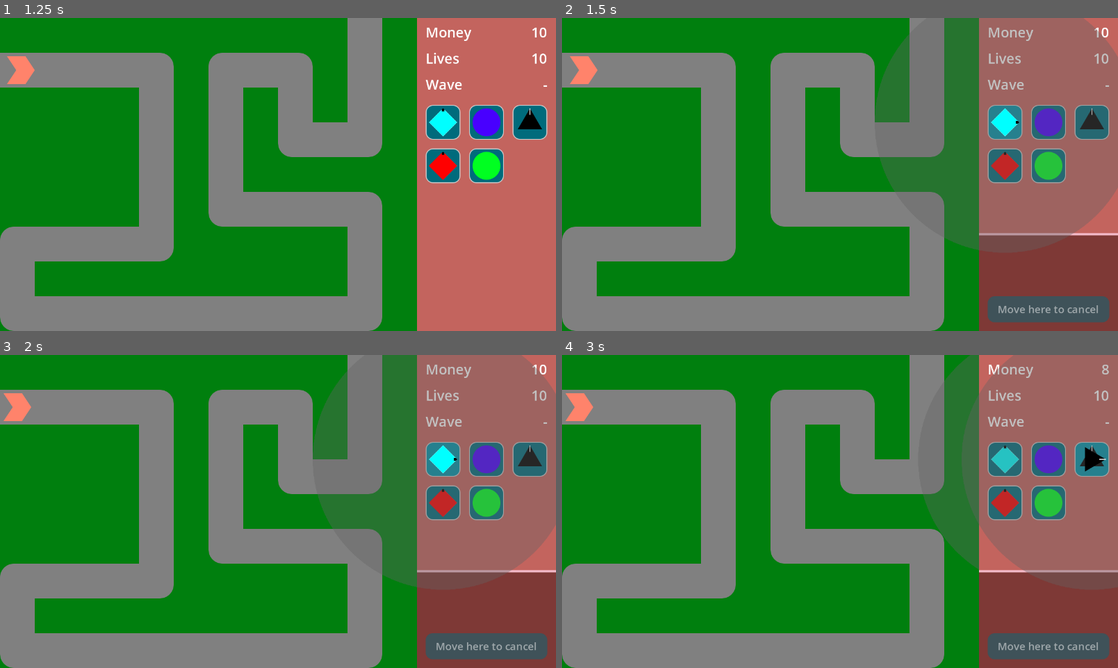
Above: before the commit, frames 1-4 (two rows, left to right).
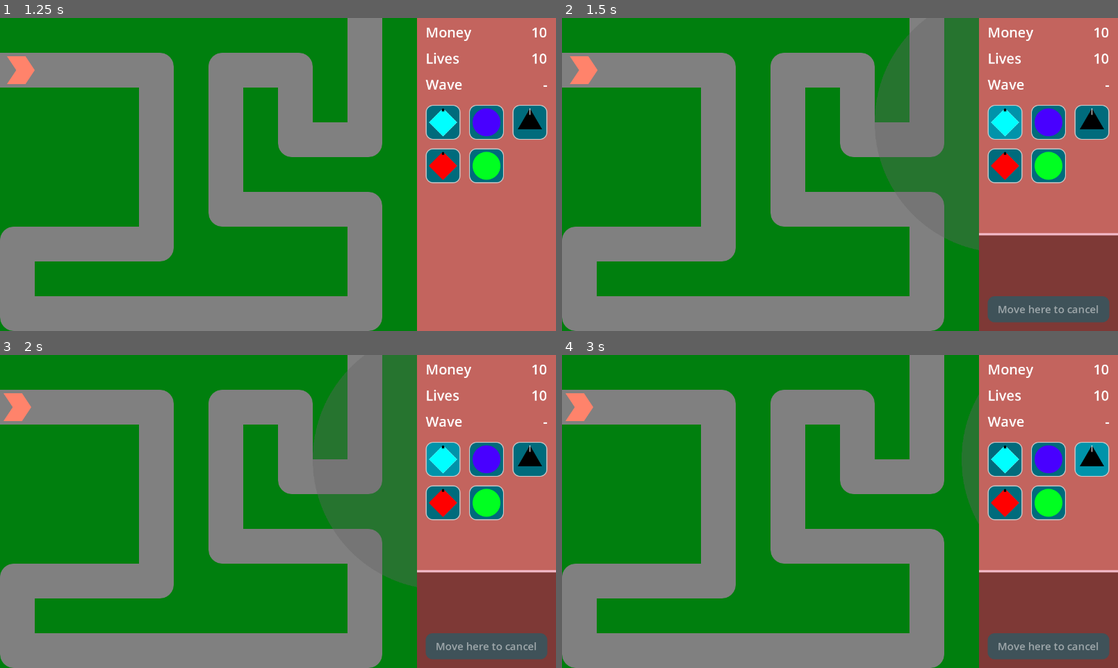
Above: after the commit, the same moments.

Repository: phrasmotica/godot-tower-defence
Game: Godot game, scene res://scenes/game.tscn
Two runs of this game, one before a commit and one after it. Both use one fixed random seed, a clock stepped at 60 frames per second and the inputs below.
Inputs (mouse positions are in pixels of both pictures, inside the frame that each line leads up to):
- Up to frame 1 (1.25 s): click "Play path 0" at 0.5 s
- Up to frame 2 (1.5 s): click (1006, 121) at 1.25 s
- Up to frame 3 (2 s): no input
- Up to frame 4 (3 s): click (1051, 458) at 2 s; click (1090, 458) at 2.75 s

Frame 1 is identical in both runs. In frame 2, 16% of the frame differs, in the area x 75-100%, y 0-70%; in frame 3, 16%; in frame 4, 20%, in the area x 64-100%, y 0-70%.

Commit message:
Add placing tower as child of tower manager instead of game UI

Diff:
--- a/scripts/game_ui.gd
+++ b/scripts/game_ui.gd
@@ -115,8 +115,6 @@
 
 	placing_tower.on_placed.connect(_on_placing_tower_placed)
 
-	add_child(placing_tower)
-
 	return true
 
 func _on_placing_tower_placed(tower: Tower):
--- a/scripts/tower_manager.gd
+++ b/scripts/tower_manager.gd
@@ -126,13 +126,12 @@
 
 	selected_tower_changed.emit(selected_tower, was_unselected)
 
-func _on_game_ui_tower_placing(_tower: Tower):
+func _on_game_ui_tower_placing(tower: Tower):
 	deselect_tower()
 
+	add_child(tower)
+
 func _on_game_ui_tower_placed(tower: Tower):
-	# ensure the tower is not part of the UI anymore
-	tower.reparent(self, true)
-
 	tower.on_warmed_up.connect(
 		func(t, _first_level):
 			all_towers.append(t)
